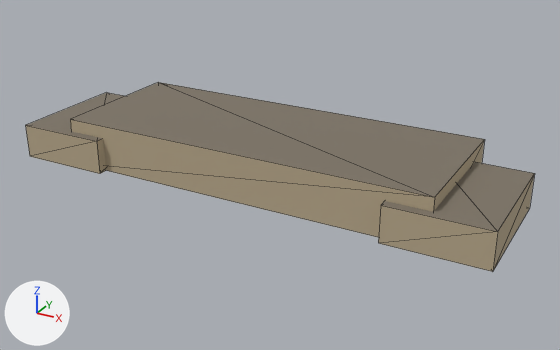
What one commit did to the glTF model models/admin-low.glb.
One viewpoint serves both versions: a camera (50 mm lens) standing at (110.7, -195.2, 97.9) and looking at (4.0, -1.1, 0.8). Lighting does not change. The marker at lower left points along +X, +Y and +Z. The first picture is the older version. Mesh edges are drawn as thin lines. Vertices at exactly the same position are counted once.
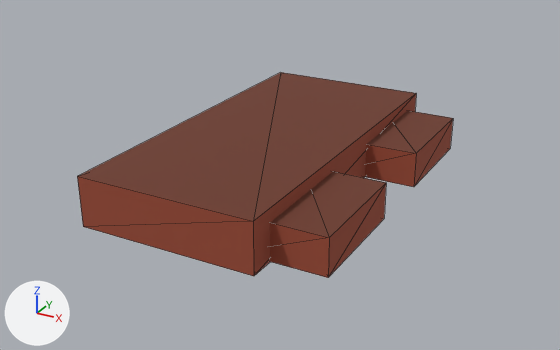
Boxes (x1, y1, x2, y2) around the edits, measured in the pictures (560 x 350 px; the box of a moved part takes in the faces that stretch with it):
```json
{"object": "Mesh_0", "change": "reshaped, recoloured", "before": [25, 82, 535, 272], "after": [77, 72, 453, 278], "on screen": "darker, 26% narrower, 8% taller"}
{"part": 1, "of": "me_mesh_0", "change": "moved or reshaped", "before": [70, 82, 485, 237], "after": [77, 72, 416, 276]}
{"part": 2, "of": "me_mesh_0", "change": "moved or reshaped", "before": [25, 93, 124, 174], "after": [365, 111, 453, 187]}
{"part": 3, "of": "me_mesh_0", "change": "moved or reshaped", "before": [378, 162, 535, 272], "after": [270, 171, 386, 278]}
{"part": 4, "of": "me_mesh_0", "change": "recoloured", "before": [25, 119, 535, 272], "after": [77, 94, 453, 278]}
{"part": 5, "of": "me_mesh_0", "change": "recoloured", "before": [27, 82, 534, 232], "after": [78, 72, 453, 237], "on screen": "darker"}
```

Scene script edits in JSON lines:
```json
{"block": "me_mesh_0", "where": "# used by ob_mesh_0; location = (0.0, 0.0, 0.0)"}
{"op": "remove", "block": "me_mesh_0", "code": "me_mesh_0.from_pydata(...)  # 24 vertices, 36 faces; spans x -77.0..77.0, y -26.0..23.0, z 0.0..15.0"}
{"op": "add", "block": "me_mesh_0", "code": "me_mesh_0.from_pydata(...)  # 24 vertices, 36 faces; spans x -27.0..43.0, y -56.0..56.0, z 0.0..15.0"}
{"block": "me_mesh_0", "change": "me_mesh_0 part 1: the loose piece of 8 vertices spanning x -60.0..60.0, y -23.0..23.0, z 0.0..15.0 is scaled about its middle by (0.45, 2.43, 1)"}
{"block": "me_mesh_0", "change": "me_mesh_0 part 2: the loose piece of 8 vertices spanning x -77.0..-47.0, y -26.0..14.0, z 0.0..11.0 is scaled about its middle by (0.867, 0.9, 1), then moved by (92.0, 36.0, 0.0)"}
{"block": "me_mesh_0", "change": "me_mesh_0 part 3: the loose piece of 8 vertices spanning x 47.0..77.0, y -26.0..14.0, z 0.0..11.0 is scaled about its middle by (0.867, 0.9, 1), then moved by (-32.0, -24.0, 0.0)"}
{"block": "me_mesh_0", "change": "me_mesh_0 part 4: 30 faces centred in x -77.0..77.0, y -26.0..23.0, z 0.0..10.0 are repainted in the vertex colours; the middle colour goes from beige #b9a98c to brown #9c4a34"}
{"block": "me_mesh_0", "change": "me_mesh_0 part 5: 6 faces centred in x -67.0..67.0, y -13.0..8.0, z 11.0..15.0 are repainted in the vertex colours; the middle colour goes from brown #7d7466 to brown #6e3a2a"}
```
